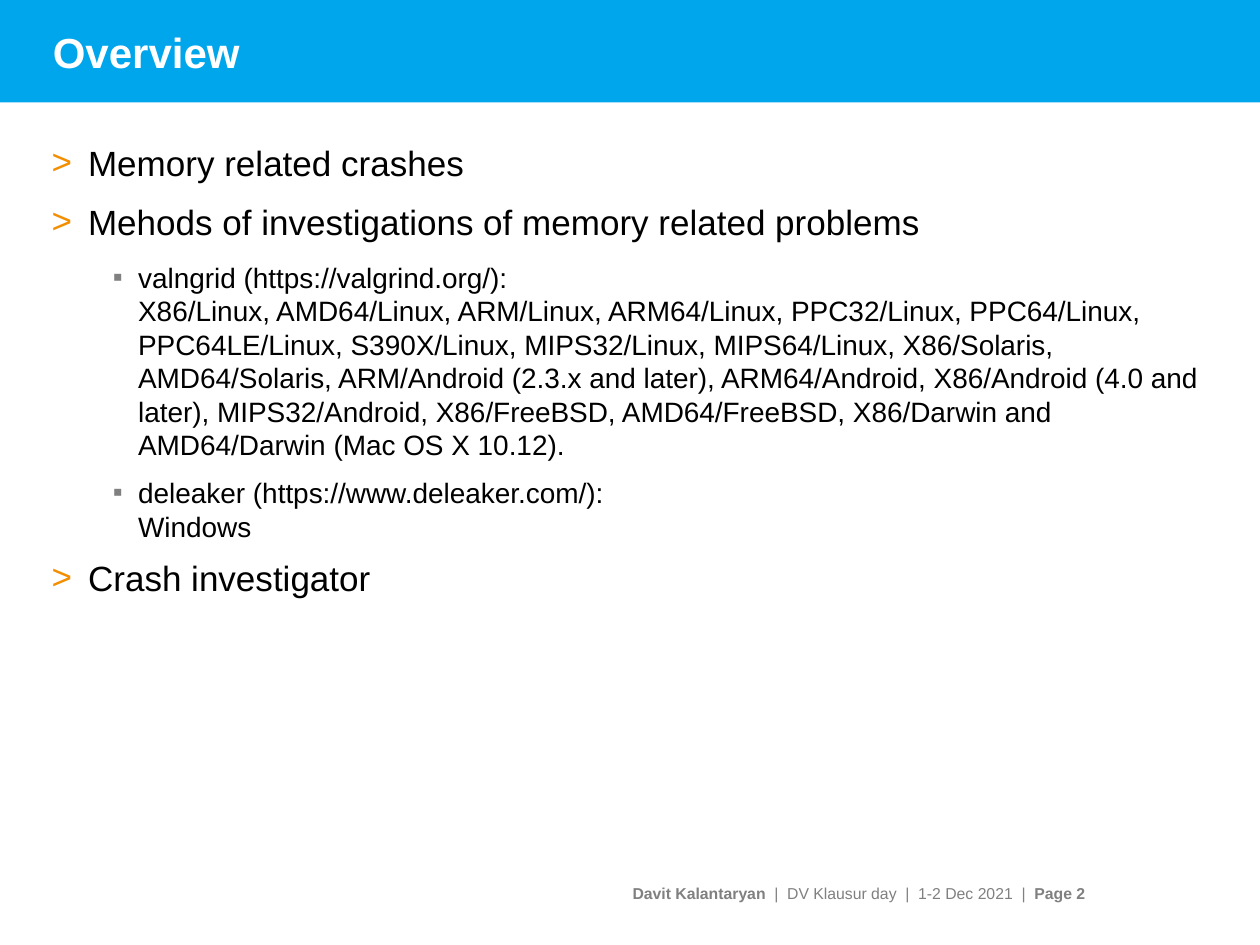
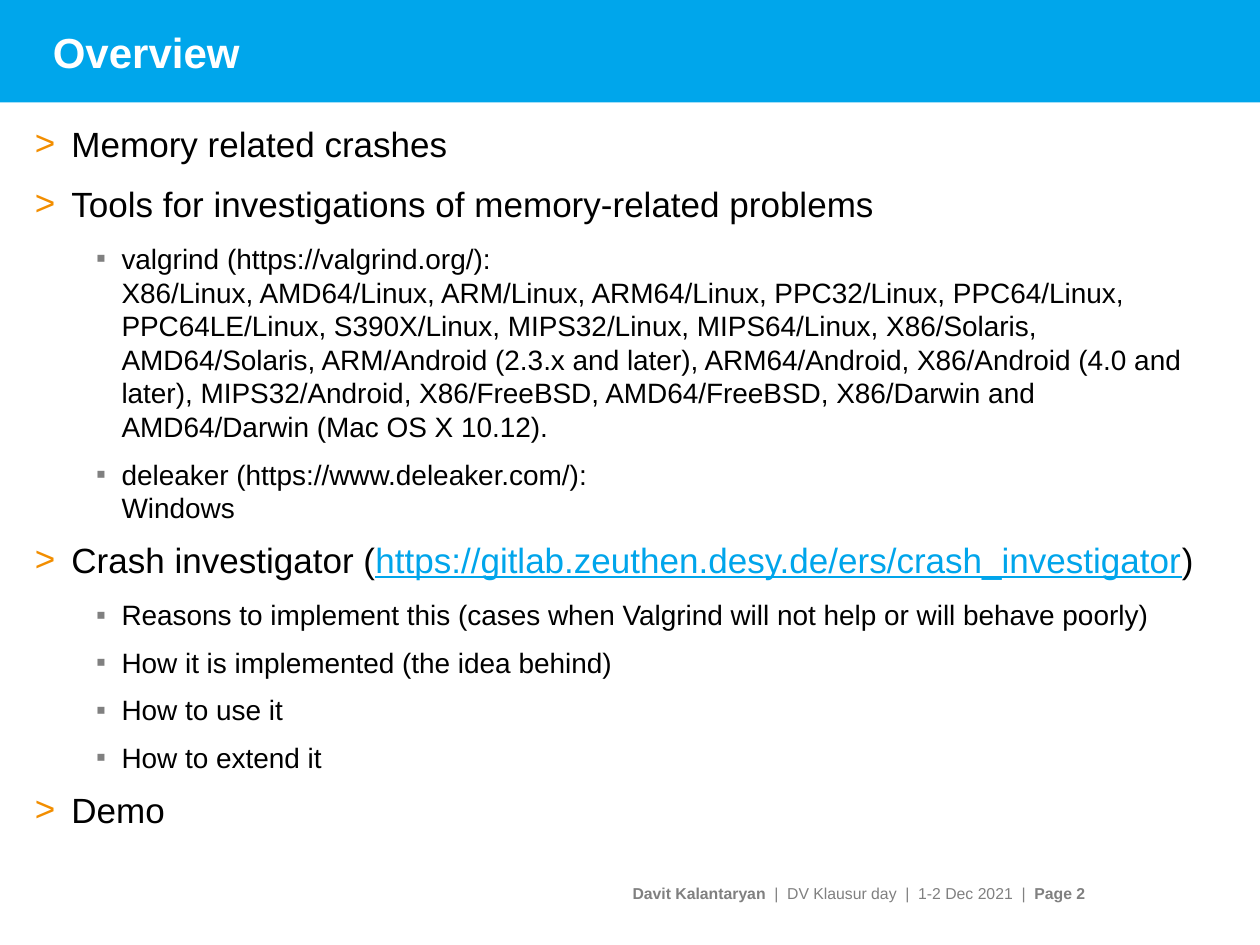
Before and after one commit to davitkalantaryan/old-crash_investigator, a slide deck: slide 2 of docs/crash_investigations.pptx. Drawn at 1260x945 pixels with LibreOffice and Linux fonts; fonts in the diff are those of the drawing; background and template pictures are left out. Boxes give left, top, right and bottom in pixels: in the first picture for what was removed or moved away, otherwise in the second. Text is boxed around its words. In the diff, an @@ line names an element or a change of style, - is before the commit and + after.

Commit message:
Feature/5 prepare presentation (#13)
* presentation preparation is ongoing
* presentation preparation is ongoing
* some tests on windows
* applied changes in the Linux
* applied windows corrections
* some tests on ubuntu
* fixed Makefile
* added new test case
* modified a bit corruption test
* changed prj/common/common_mkfl/sys_common.unix.Makefile to use other Makefile from cpputils
* applied the last commit of cpputils
* added the last version of the presentation

```diff
--- a/docs/crash_investigations.pptx
+++ b/docs/crash_investigations.pptx
@@ text "Memory related crashes": place and size @@
-text "Memory related crashes" at bbox=[88, 150, 1198, 598]
+text "Memory related crashes" at bbox=[71, 131, 1193, 824]
@@ text at bbox=[71, 191, 1181, 442]: text changed @@
-> Mehods of investigations of memory related problems
-  ▪ valngrid (https://valgrind.org/):
-    X86/Linux, AMD64/Linux, ARM/Linux, ARM64/Linux, PPC32/Linux, PPC64/Linux, PPC64LE/Linux, S390X/Linux, MIPS32/Linux, MIPS64/Linux, X86/Solaris, AMD64/Solaris, ARM/Android (2.3.x and later), ARM64/Android, X86/Android (4.0 and later), MIPS32/Android, X86/FreeBSD, AMD64/FreeBSD, X86/Darwin and AMD64/Darwin (Mac OS X 10.12).
+> Tools for investigations of memory-related problems
+  ▪ valgrind (https://valgrind.org/):
+    X86/Linux, AMD64/Linux, ARM/Linux, ARM64/Linux, PPC32/Linux, PPC64/Linux, PPC64LE/Linux, S390X/Linux, MIPS32/Linux, MIPS64/Linux, X86/Solaris, AMD64/Solaris, ARM/Android (2.3.x and later), ARM64/Android, X86/Android (4.0 and later), MIPS32/Android, X86/FreeBSD, AMD64/FreeBSD, X86/Darwin and AMD64/Darwin (Mac OS X 10.12).
@@ text at bbox=[71, 547, 1193, 824]: text changed; size 20 to 16 pt @@
-> Crash investigator
+> Crash investigator (https://gitlab.zeuthen.desy.de/ers/crash_investigator)
+  ▪ Reasons to implement this (cases when Valgrind will not help or will behave poorly)
+  ▪ How it is implemented (the idea behind)
+  ▪ How to use it
+  ▪ How to extend it
+> Demo
```
Also in this commit, not shown: 1 other slide changed, 4 slides added, 7 slides removed, 30 other files.
